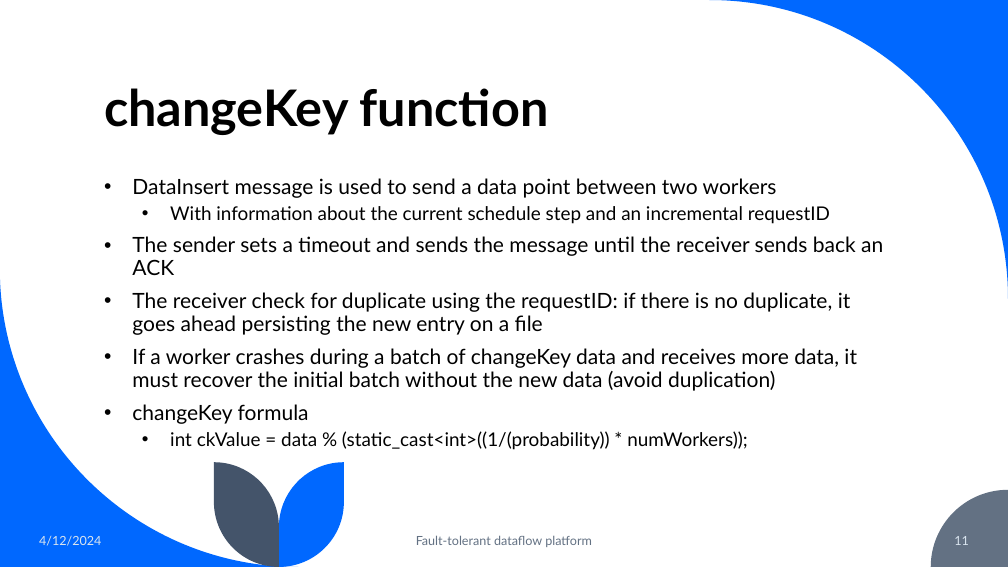
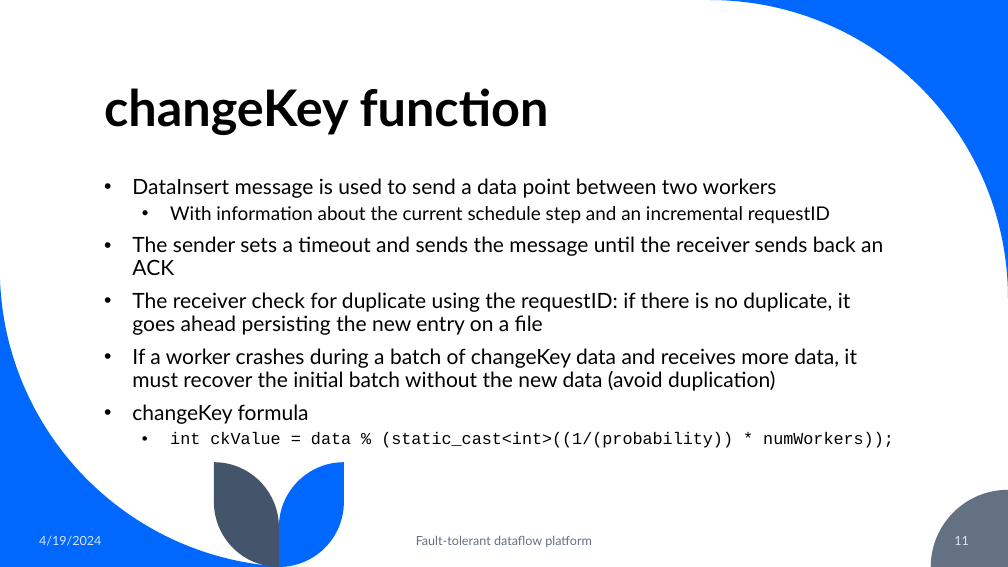
Before and after one commit to ftoschi14/DISTSYS-2023-Toschi-Giannubilo-Galimberti, a slide deck: slide 11 of Presentazione_Progetto_TGG.pptx. Drawn at 1008x567 pixels with LibreOffice and Linux fonts; fonts in the diff are those of the drawing. Boxes give left, top, right and bottom in pixels: in the first picture for what was removed or moved away, otherwise in the second. Text is boxed around its words. In the diff, an @@ line names an element or a change of style, - is before the commit and + after.

```diff
--- a/Presentazione_Progetto_TGG.pptx
+++ b/Presentazione_Progetto_TGG.pptx
@@ text at [170, 432, 894, 448]: size 18 to 16 pt, font Lato to Courier New in "int ckValue = data % (static_cast<int>((1/(probability)) * ..." @@
@@ text at [39, 536, 101, 546]: text changed @@
-4/12/2024
+4/19/2024
```
Also in this commit, not shown: 14 other slides changed, 6 slides removed.
